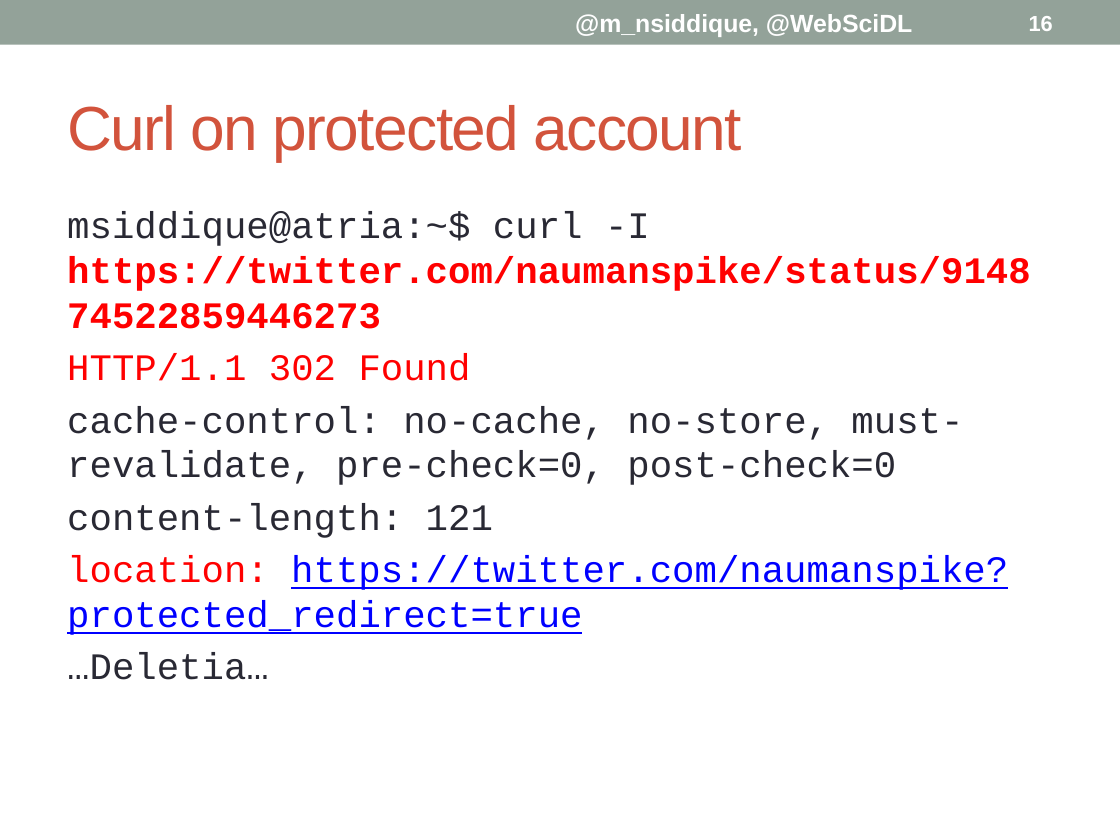
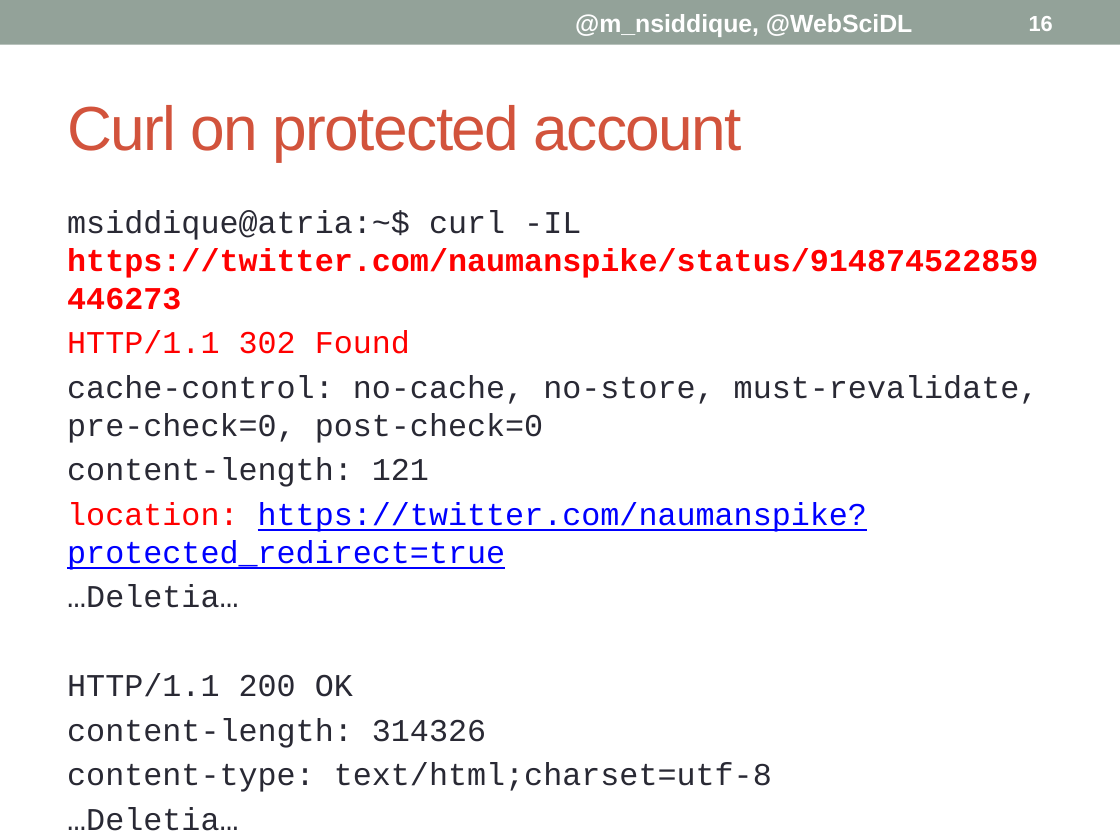
Before and after one commit to phonedude/cs895-s19, a slide deck: slide 16 of assignments/siddique/week-08-presentation/Delete Forensics.pptx. Drawn at 1120x840 pixels with LibreOffice and Linux fonts; fonts in the diff are those of the drawing. Boxes give left, top, right and bottom in pixels: in the first picture for what was removed or moved away, otherwise in the second. Text is boxed around its words. In the diff, an @@ line names an element or a change of style, - is before the commit and + after.

```diff
--- a/assignments/siddique/week-08-presentation/Delete Forensics.pptx
+++ b/assignments/siddique/week-08-presentation/Delete Forensics.pptx
@@ text at [67,210,1038,278]: text changed; size 24 to 20.4 pt @@
-msiddique@atria:~$ curl -I https://twitter.com/naumanspike/status/914874522859446273
+msiddique@atria:~$ curl -IL https://twitter.com/naumanspike/status/914874522859446273
@@ text at [67,331,1039,608]: size 24 to 20.4 pt in "HTTP/1.1 302 Found", "cache-control: no-cache, no-store, must-revalidate, pre-chec ...", "content-length: 121", "location: https://twitter.com/naumanspike?protected_redirect ..." and 1 more places @@
@@ text at [67,673,772,792]: paragraphs added @@
+HTTP/1.1 200 OK
+content-length: 314326
+content-type: text/html;charset=utf-8
+…Deletia…
```
Also in this commit, not shown: 4 other slides changed.
